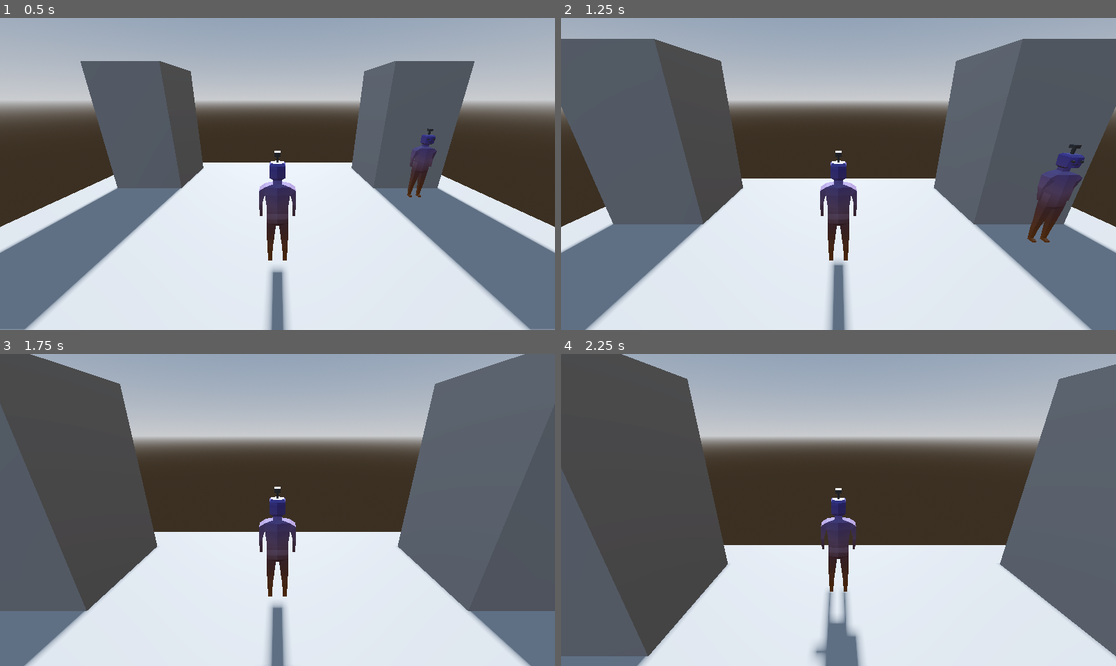
Above: before the commit, frames 1-4 (two rows, left to right).
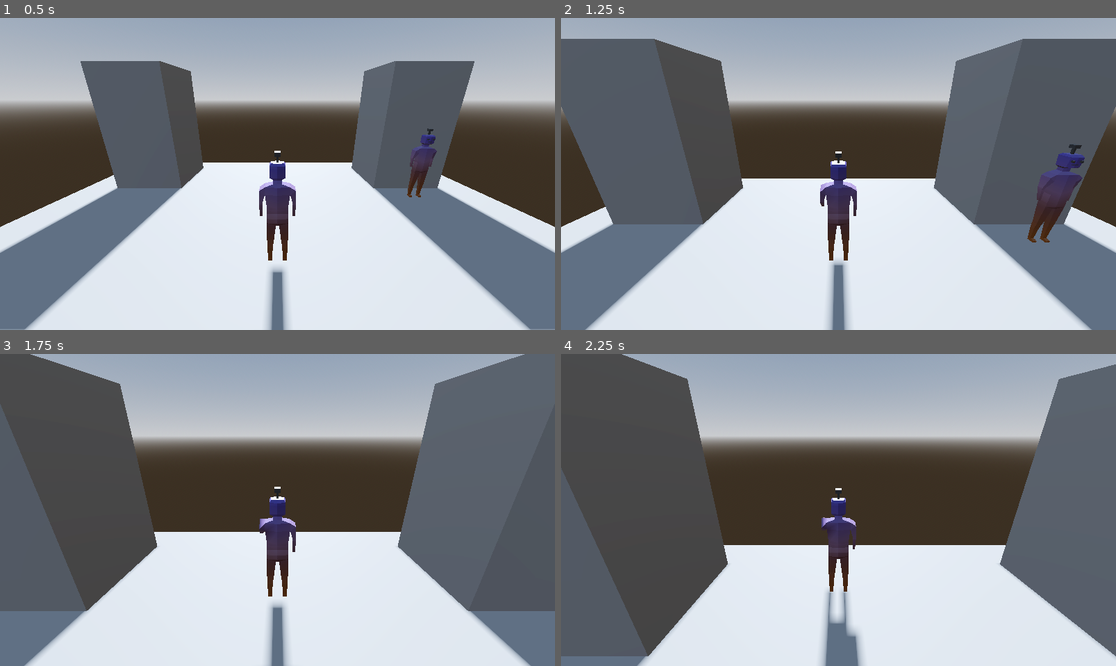
Above: after the commit, the same moments.

Repository: jaimemartinezr/proyecto_godot_2
Game: Godot game, scene res://main.tscn
Two runs of this game, one before a commit and one after it. Both use one fixed random seed, a clock stepped at 60 frames per second and the inputs below.
Inputs (mouse positions are in pixels of both pictures, inside the frame that each line leads up to):
- Up to frame 1 (0.5 s): no input
- Up to frame 2 (1.25 s): tap Enter at 0.5 s; move the mouse to (810, 236) at 0.52 s; hold W (up) from 0.53 s (still down); hold Space (space, bound only after the commit) from 0.53 s (still down)
- Up to frame 3 (1.75 s): keep holding W (up); move the mouse to (444, 556) at 1.27 s; release Space (space, bound only after the commit) at 1.28 s; right-click (444, 556) at 1.35 s; tap Space (space, bound only after the commit) at 1.55 s
- Up to frame 4 (2.25 s): move the mouse to (672, 463) at 2.02 s; release W (up) at 2.03 s; hold A (left) from 2.03 s (still down); hold Mouse wheel down (wheel_down) from 2.03 s (still down)

Frame 1 is identical in both runs. In frame 2, less than 0.1% of the frame differs, in the area x 46-52%, y 42-64%; in frame 3, less than 0.1%; in frame 4, 0.2%, in the area x 45-52%, y 46-99%.

Commit message:
Player waves when space is pressed

Diff:
--- a/project.godot
+++ b/project.godot
@@ -52,6 +52,11 @@
 "events": [Object(InputEventKey,"resource_local_to_scene":false,"resource_name":"","device":-1,"window_id":0,"alt_press …(192 unchanged characters)…
 ]
 }
+space={
+"deadzone": 0.2,
+"events": [Object(InputEventKey,"resource_local_to_scene":false,"resource_name":"","device":-1,"window_id":0,"alt_pressed":false,"shift_pressed":false,"ctrl_pressed":false,"meta_pressed":false,"pressed":false,"keycode":0,"physical_keycode":32,"key_label":0,"unicode":32,"location":0,"echo":false,"script":null)
+]
+}
 
 [physics]
 
--- a/scenes/player.gd
+++ b/scenes/player.gd
@@ -9,6 +9,7 @@
 
 @onready var _camera_pivot: Node3D = %CameraPivot
 @onready var _spring_arm: Node3D = %SpringArm3D
+@onready var _animation_player: AnimationPlayer = get_node("Character1/AnimationPlayer")
 
 func _input(event: InputEvent) -> void:
 	if event.is_action_pressed("right_click"):
@@ -19,6 +20,9 @@
 		_spring_arm.spring_length -=1
 	if event.is_action_pressed("wheel_down"):
 		_spring_arm.spring_length +=1
+	if event.is_action_pressed("space"):
+		_animation_player.play("Wave")
+
 
 func _unhandled_input(event: InputEvent) -> void:
 	var is_camera_notion := (
--- a/scenes/player.tscn
+++ b/scenes/player.tscn
@@ -14,6 +14,7 @@
 script = ExtResource("1_g2els")
 
 [node name="Character1" parent="." instance=ExtResource("1_3vyb7")]
+unique_name_in_owner = true
 
 [node name="CollisionShape3D" type="CollisionShape3D" parent="."]
 transform = Transform3D(4, 0, 0, 0, 4, 0, 0, 0, 4, 0, 4.72508, 0.0135879)
